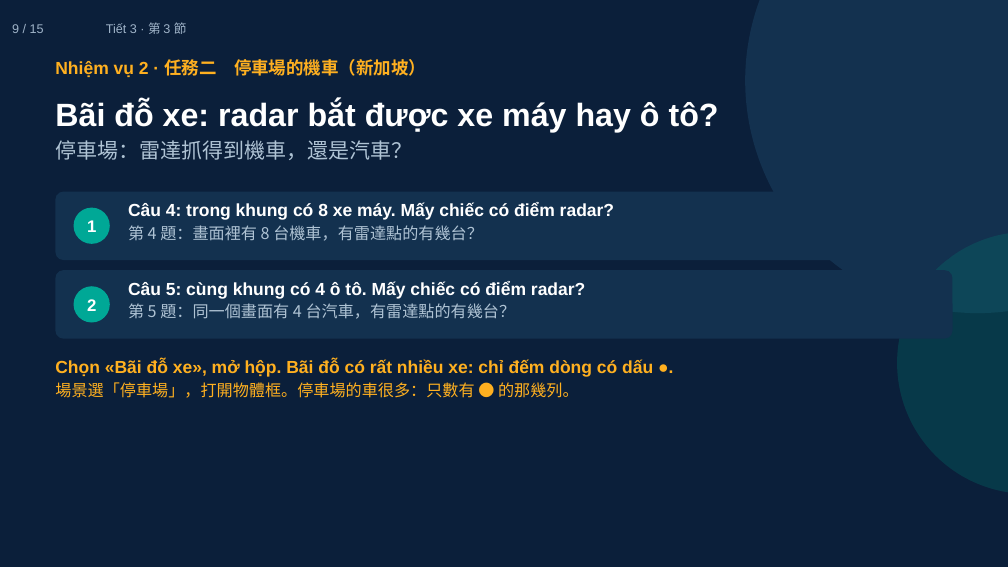
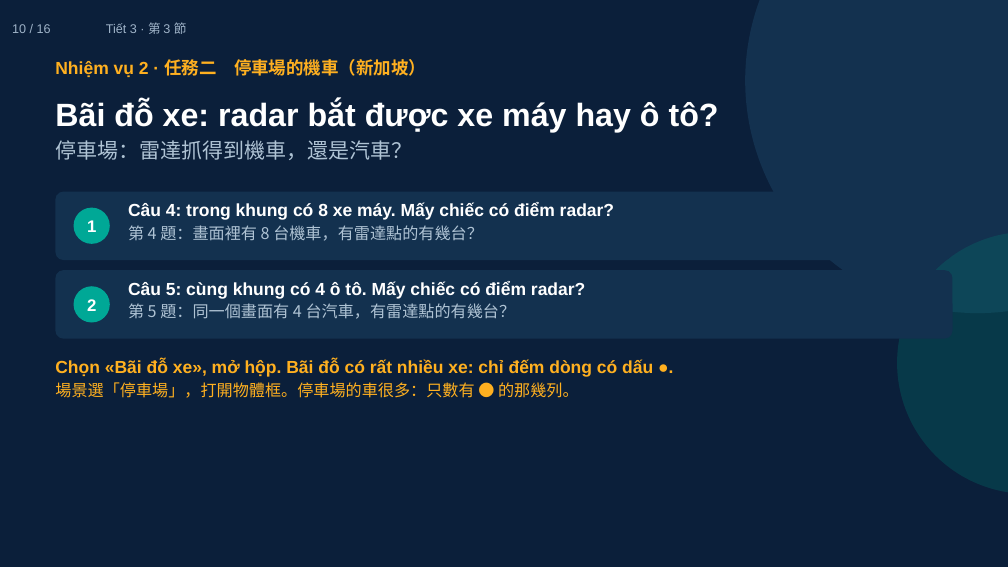
Before and after one commit to ch-neural/MITUST-Principles-of-Self-Driving-Cars, a slide deck: slide 10 of 第七週(10-22)/第七週_第3節_簡報.pptx (slide 9 before the commit). Drawn at 1008x567 pixels with LibreOffice and Linux fonts; fonts in the diff are those of the drawing. Boxes give left, top, right and bottom in pixels: in the first picture for what was removed or moved away, otherwise in the second. Text is boxed around its words. In the diff, an @@ line names an element or a change of style, - is before the commit and + after.

```diff
--- a/第七週(10-22)/第七週_第3節_簡報.pptx
+++ b/第七週(10-22)/第七週_第3節_簡報.pptx
@@ text at [12, 24, 51, 33]: text changed @@
-9 / 15
+10 / 16
```
Also in this commit, not shown: 13 other slides changed, 1 slide added, 1 other file.
